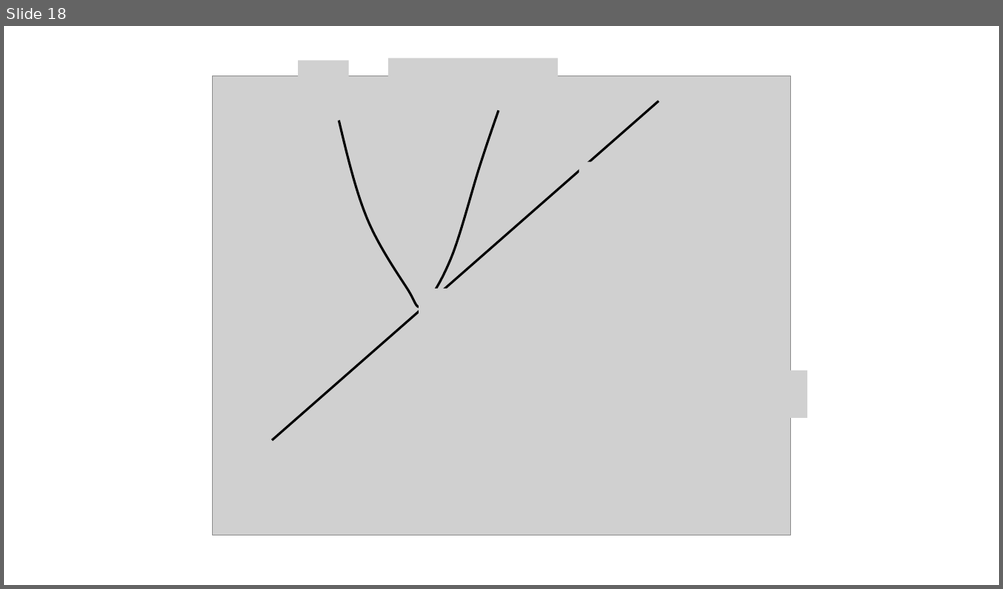
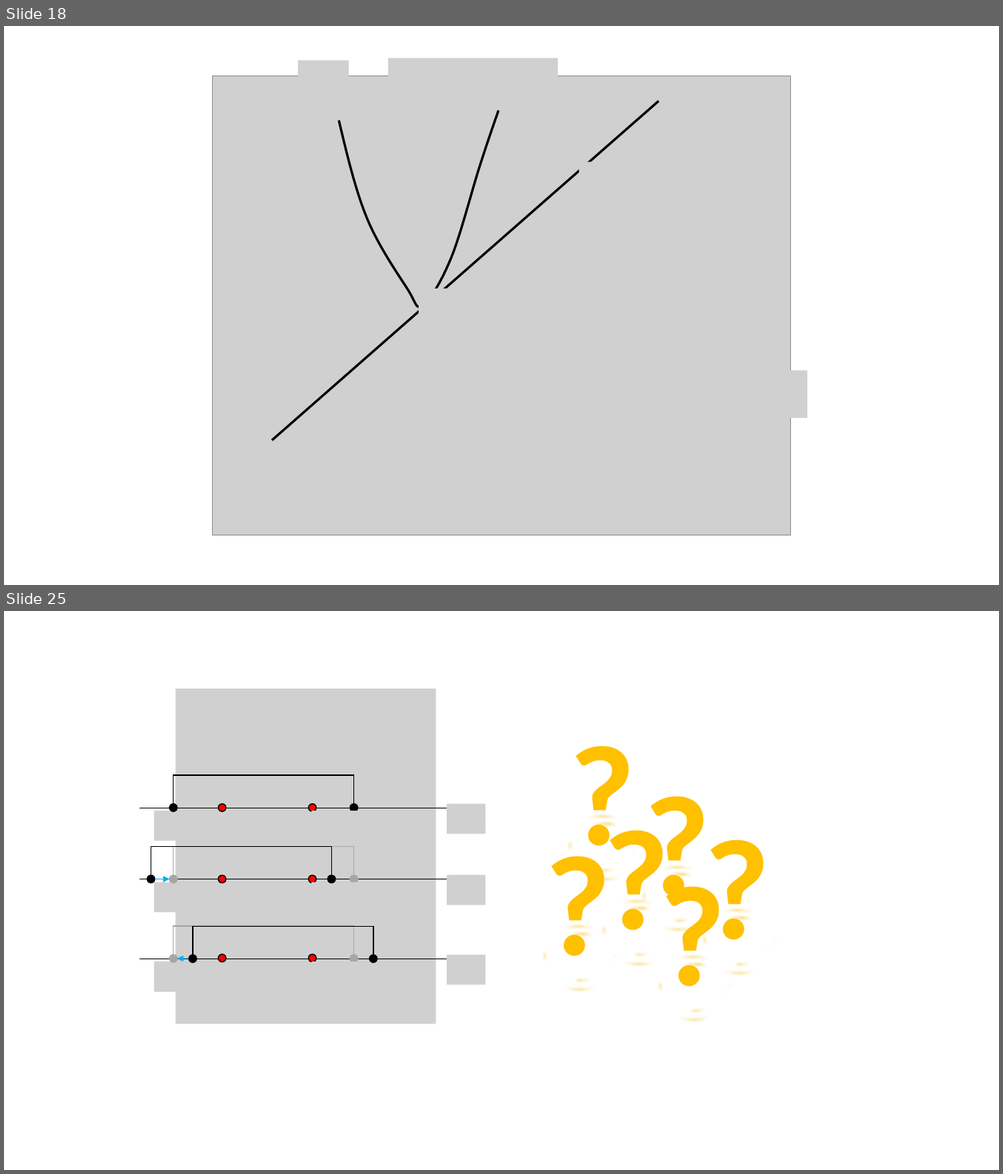
Before and after one commit to tfoseel/math-help, a slide deck: Resources/그림판.pptx. Shown one above the other, each under a label of ours: slide 18 before the commit, slides 18 and 25 after it; the slides between them are not shown. The pictures are 1003x589 and 1003x1174 pixels, drawn with LibreOffice and Linux fonts; fonts in the diff are those of the drawing; grey boxes stand for pictures. Boxes give left, top, right and bottom in pixels: in the first picture for what was removed or moved away, otherwise in the second. Text is boxed around its words. In the diff, an @@ line names an element or a change of style, - is before the commit and + after.

```diff
--- a/Resources/그림판.pptx
+++ b/Resources/그림판.pptx
@@ slide 25 added at <box>4,611,999,1170</box>, background #FFFFFF @@
@@ picture added at <box>176,689,436,1025</box> @@
@@ group added at <box>535,698,782,1020</box>: 36 arc (boxed as its full ellipse)s, 6 texts @@
+?
+?
+?
+?
+?
+?
@@ group added at <box>154,775,395,841</box>: 2 ellipses, 2 pictures, 1 freeform shape @@
@@ picture added at <box>202,773,242,803</box> @@
@@ picture added at <box>293,773,332,803</box> @@
@@ arrow added from (140, 808) to (469, 808), #000000 0.5 pt @@
@@ ellipse added at <box>218,804,225,812</box>, fill #FF0000, outline #000000 1 pt @@
@@ ellipse added at <box>308,804,316,812</box>, fill #FF0000, outline #000000 1 pt @@
@@ picture added at <box>447,804,485,834</box> @@
@@ freeform shape added at <box>151,847,332,880</box>, outline #000000 1 pt @@
@@ group added at <box>154,847,395,912</box>: 2 ellipses, 2 pictures, 1 freeform shape @@
@@ picture added at <box>202,845,242,874</box> @@
@@ picture added at <box>293,845,332,874</box> @@
@@ ellipse added at <box>148,875,155,883</box>, fill #000000, outline #000000 1 pt @@
@@ ellipse added at <box>218,875,225,883</box>, fill #FF0000, outline #000000 1 pt @@
@@ ellipse added at <box>308,875,316,883</box>, fill #FF0000, outline #000000 1 pt @@
@@ ellipse added at <box>328,875,336,883</box>, fill #000000, outline #000000 1 pt @@
@@ picture added at <box>447,875,485,905</box> @@
@@ arrow added from (140, 879) to (469, 879), #000000 0.5 pt @@
@@ arrow added from (155, 880) to (170, 880), #00B0F0 0.5 pt @@
@@ group added at <box>154,926,395,991</box>: 2 ellipses, 2 pictures, 1 freeform shape @@
@@ freeform shape added at <box>193,926,373,960</box>, outline #000000 1 pt @@
@@ picture added at <box>202,923,242,953</box> @@
@@ picture added at <box>293,923,332,953</box> @@
@@ arrow added from (140, 959) to (469, 959), #000000 0.5 pt @@
@@ arrow added from (189, 959) to (177, 959), #00B0F0 0.5 pt @@
@@ ellipse added at <box>189,955,196,963</box>, fill #000000, outline #000000 1 pt @@
@@ ellipse added at <box>218,954,225,962</box>, fill #FF0000, outline #000000 1 pt @@
@@ ellipse added at <box>308,954,316,962</box>, fill #FF0000, outline #000000 1 pt @@
@@ ellipse added at <box>370,955,377,963</box>, fill #000000, outline #000000 1 pt @@
@@ picture added at <box>447,955,485,985</box> @@
```
Also in this commit, not shown: 7 other slides added.
